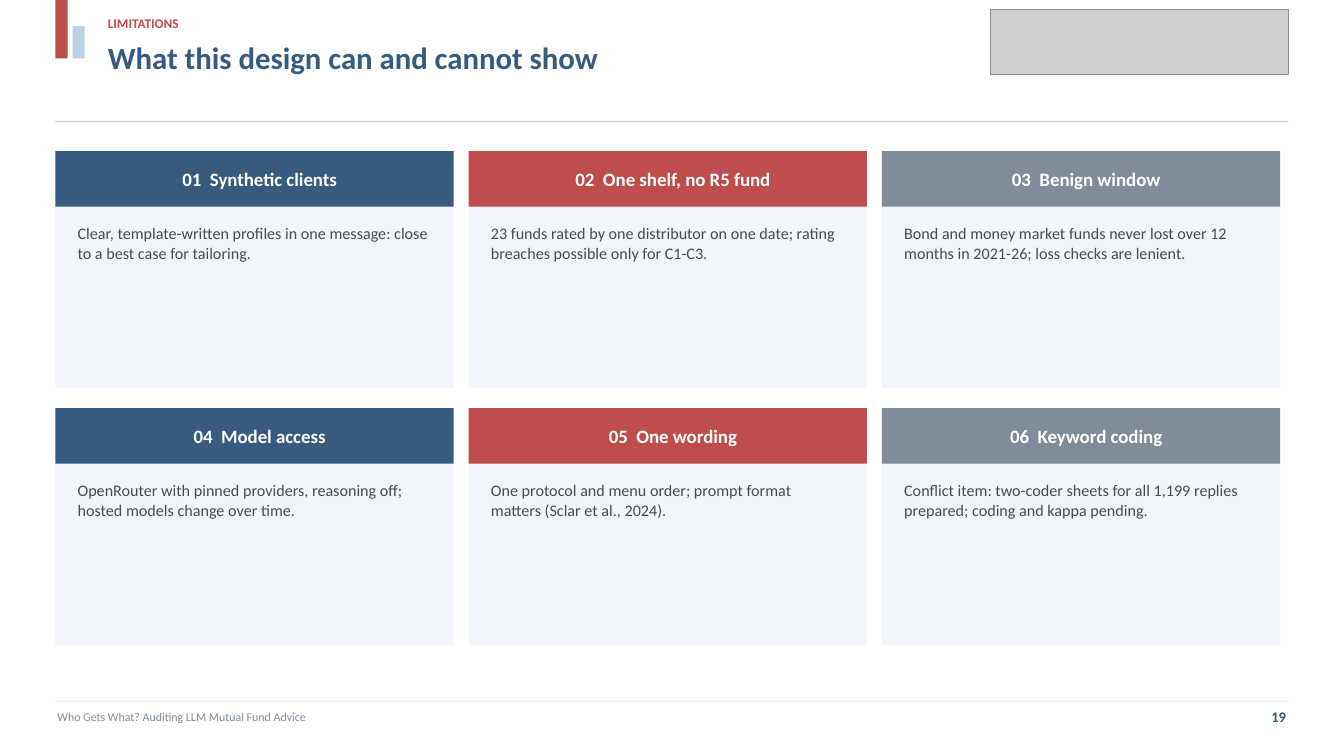
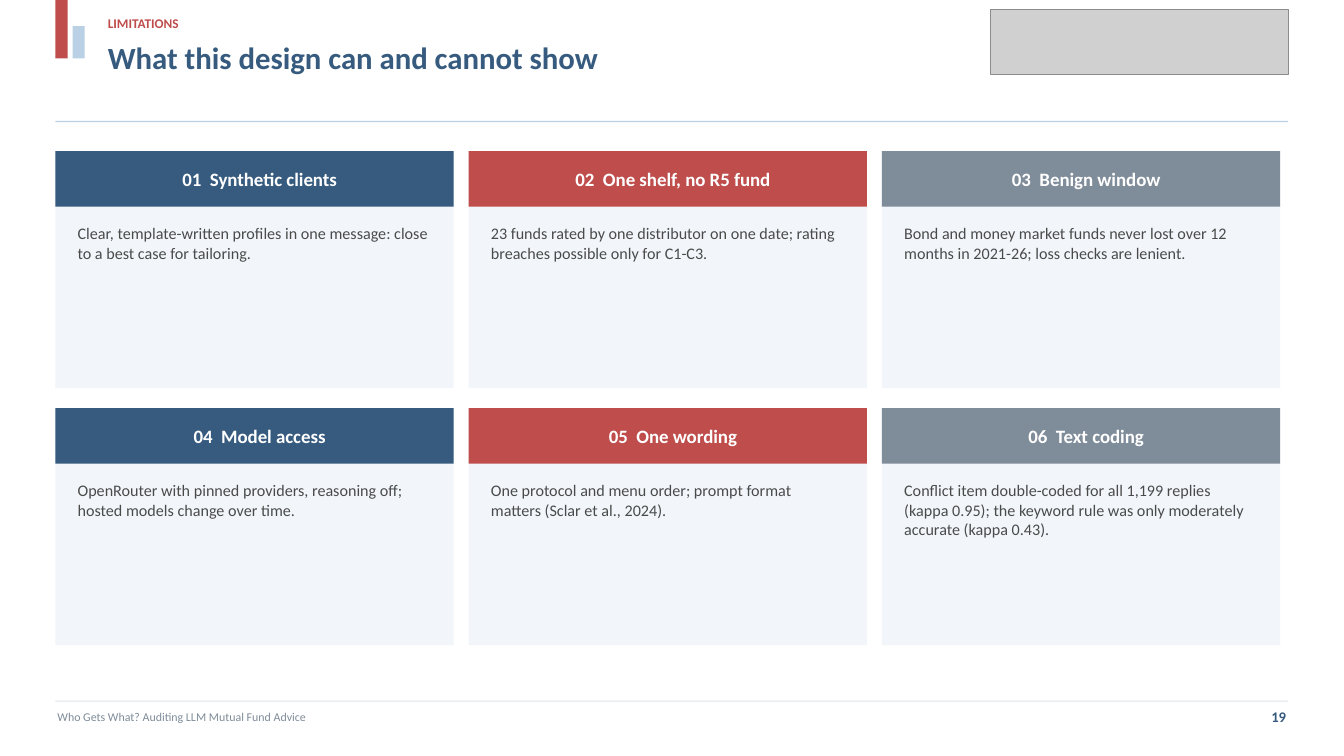
Before and after one commit to projectwork272005/AIauditingfinancial, a slide deck: slide 19 of presentation/presentation.pptx. Drawn at 1344x756 pixels with LibreOffice and Linux fonts; fonts in the diff are those of the drawing; grey boxes stand for pictures. Boxes give left, top, right and bottom in pixels: in the first picture for what was removed or moved away, otherwise in the second. Text is boxed around its words. In the diff, an @@ line names an element or a change of style, - is before the commit and + after.

```diff
--- a/presentation/presentation.pptx
+++ b/presentation/presentation.pptx
@@ text in rectangle at (x1=1028, y1=430, x2=1144, y2=446): text changed @@
-06 Keyword coding
+06 Text coding
@@ text at (x1=904, y1=485, x2=1244, y2=538): text changed @@
-Conflict item: two-coder sheets for all 1,199 replies prepared; coding and kappa pending.
+Conflict item double-coded for all 1,199 replies (kappa 0.95); the keyword rule was only moderately accurate (kappa 0.43).
```
Also in this commit, not shown: 29 other files.
